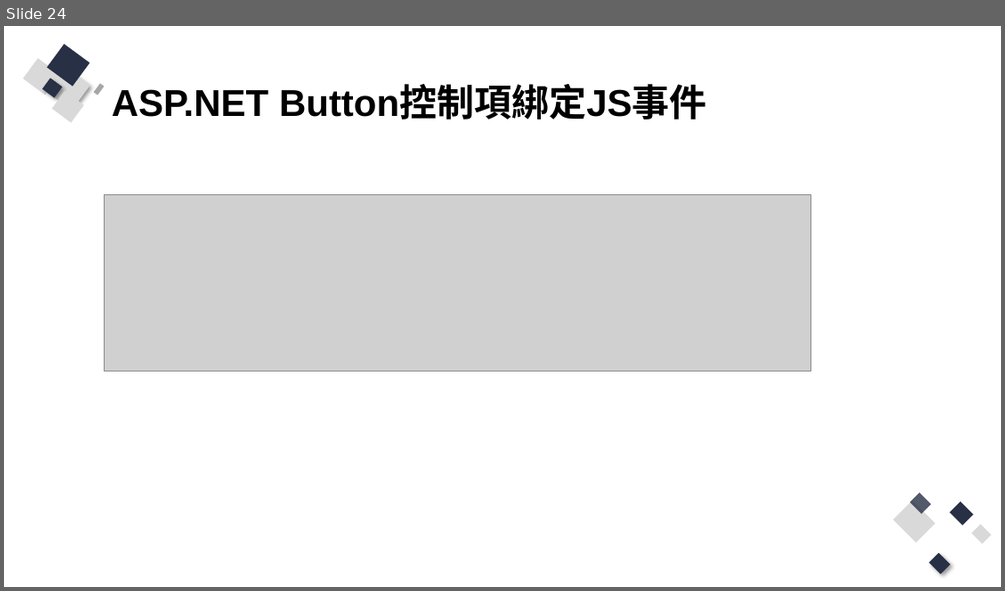
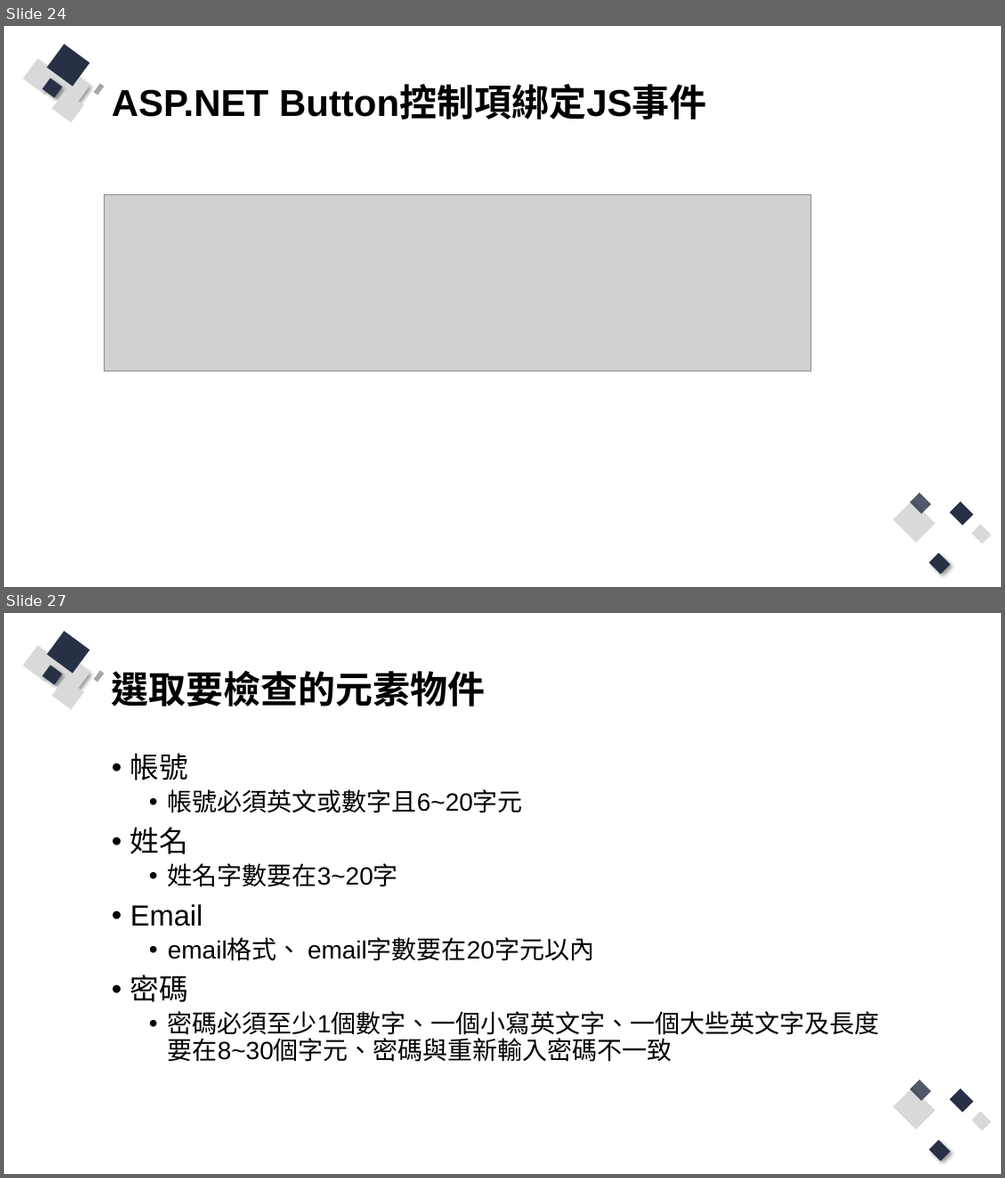
Before and after one commit to Q81JIAXIONG/-, a slide deck: 投影片/6.實作-帳號註冊、登入網頁前端防呆與提示.pptx. Shown one above the other, each under a label of ours: slide 24 before the commit, slides 24 and 27 after it; the slides between them are not shown. The pictures are 1005x591 and 1005x1178 pixels, drawn with LibreOffice and Linux fonts; fonts in the diff are those of the drawing; grey boxes stand for pictures. Boxes give left, top, right and bottom in pixels: in the first picture for what was removed or moved away, otherwise in the second. Text is boxed around its words. In the diff, an @@ line names an element or a change of style, - is before the commit and + after.

```diff
--- a/投影片/6.實作-帳號註冊、登入網頁前端防呆與提示.pptx
+++ b/投影片/6.實作-帳號註冊、登入網頁前端防呆與提示.pptx
@@ slide 27 added at (4,613,1001,1174), background #FFFFFF; not listed: 13 template elements that a slide beside it also shows @@
@@ title added at (112,671,485,706), 36 pt, text #000000, bold @@
+選取要檢查的元素物件
@@ text added at (130,753,880,1062), 24 pt, text #000000 @@
+• 帳號
+  • 帳號必須英文或數字且6~20字元
+• 姓名
+  • 姓名字數要在3~20字
+• Email
+  • email格式、 email字數要在20字元以內
+• 密碼
+  • 密碼必須至少1個數字、一個小寫英文字、一個大些英文字及長度要在8~30個字元、密碼與重新輸入密碼不一致
```
Also in this commit, not shown: 1 slide changed, 7 other slides added, 24 other files.
